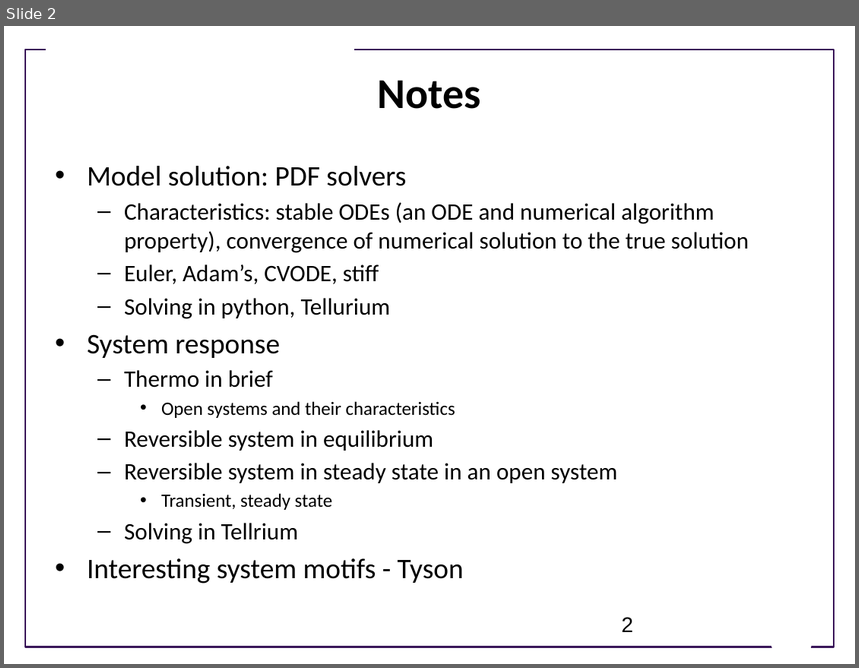
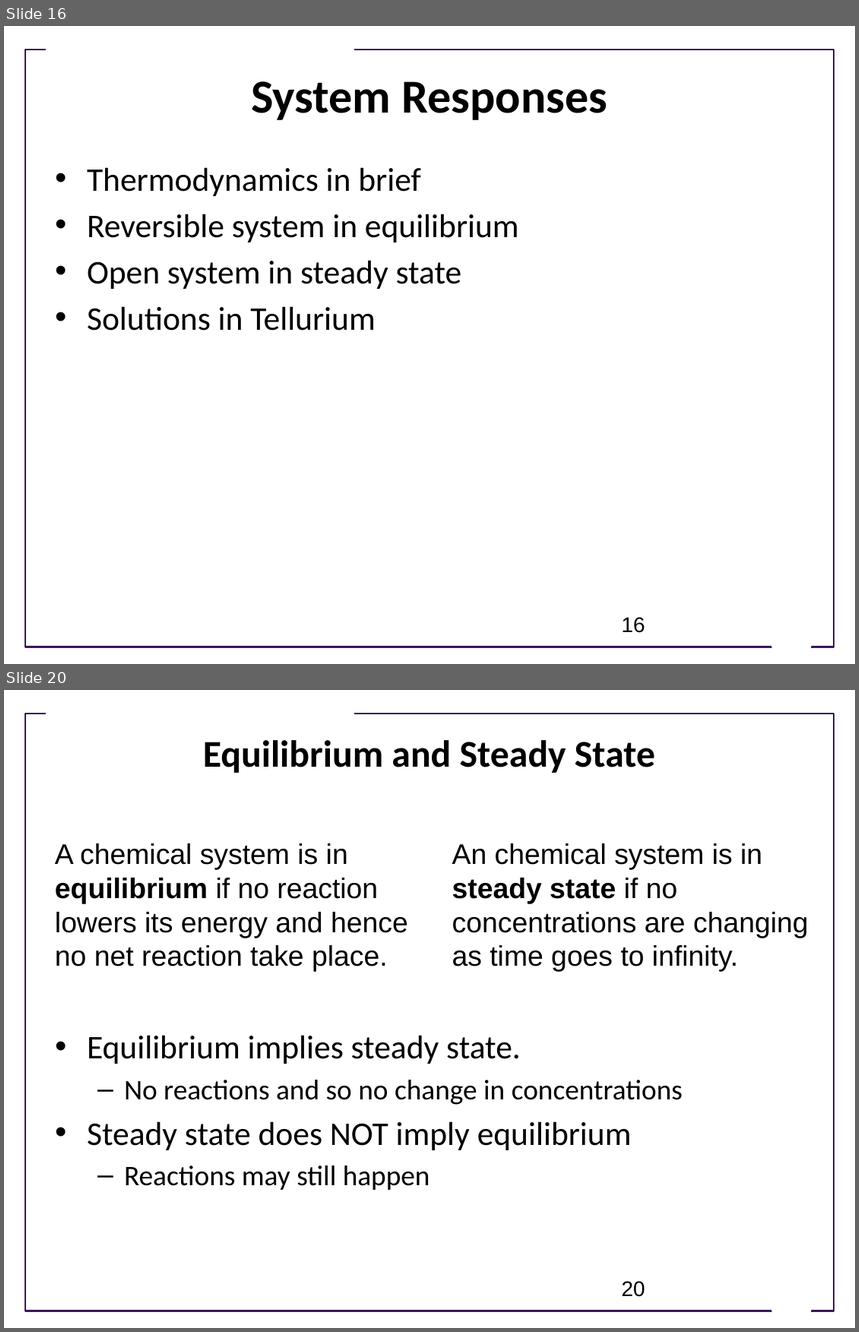
Before and after one commit to ModelEngineering/advancing-biomedical-models, a slide deck: Lectures/Week_2/CSE 599V Lecture 6 - Model Evaluation and System Responses.pptx. Shown one above the other, each under a label of ours: slide 2 before the commit, slides 16 and 20 after it; the slides between them are not shown. The pictures are 859x668 and 859x1332 pixels, drawn with LibreOffice and Linux fonts; fonts in the diff are those of the drawing; background and template pictures are left out. Boxes give left, top, right and bottom in pixels: in the first picture for what was removed or moved away, otherwise in the second. Text is boxed around its words. In the diff, an @@ line names an element or a change of style, - is before the commit and + after.

```diff
--- a/Lectures/Week_2/CSE 599V Lecture 6 - Model Evaluation and System Responses.pptx
+++ b/Lectures/Week_2/CSE 599V Lecture 6 - Model Evaluation and System Responses.pptx
@@ slide 20 added at bbox=[4, 690, 855, 1328], background #FFFFFF; not listed: 3 template elements that a slide beside it also shows @@
@@ title added at bbox=[203, 740, 655, 773], 32 pt, text #000000, bold @@
+Equilibrium and Steady State
@@ text added at bbox=[55, 844, 408, 972], 24 pt, text #000000 @@
+A chemical system is in equilibrium if no reaction lowers its energy and hence no net reaction take place.
@@ text added at bbox=[452, 844, 809, 972], 24 pt, text #000000 @@
+An chemical system is in steady state if no concentrations are changing as time goes to infinity.
@@ text added at bbox=[87, 1035, 683, 1190], 28 pt, text #000000 @@
+• Equilibrium implies steady state.
+  – No reactions and so no change in concentrations
+• Steady state does NOT imply equilibrium
+  – Reactions may still happen
@@ page number added at bbox=[622, 1281, 645, 1297], 18 pt, text #000000 @@
+20
@@ what was slide 2 is now slide 16 @@
@@ slide 16 changed as well @@
@@ title added at bbox=[251, 81, 608, 120], 40 pt, text #000000, bold @@
+System Responses
@@ title removed at bbox=[378, 80, 481, 109] @@
-Notes
@@ text at bbox=[87, 167, 421, 196]: text changed; size 20 to 28 pt @@
-• Model solution: PDF solvers
-  – Characteristics: stable ODEs (an ODE and numerical algorithm property), convergence of numerical solution to the true solution
-  – Euler, Adam’s, CVODE, stiff
-  – Solving in python, Tellurium
-• System response
-  – Thermo in brief
-    • Open systems and their characteristics
+• Thermodynamics in brief
@@ text at bbox=[87, 214, 519, 243]: size 20 to 28 pt in "Reversible system in equilibrium"; bullet – to •; list level 2 to 1 in "Reversible system in equilibrium" @@
@@ text at bbox=[87, 260, 462, 331]: text changed; size 20 to 28 pt @@
-  – Reversible system in steady state in an open system
-    • Transient, steady state
-  – Solving in Tellrium
-• Interesting system motifs - Tyson
+• Open system in steady state
+• Solutions in Tellurium
@@ page number at bbox=[622, 617, 645, 633]: text changed @@
-2
+16
```
Also in this commit, not shown: 3 other slides changed, 24 other slides added, 25 slides removed.
